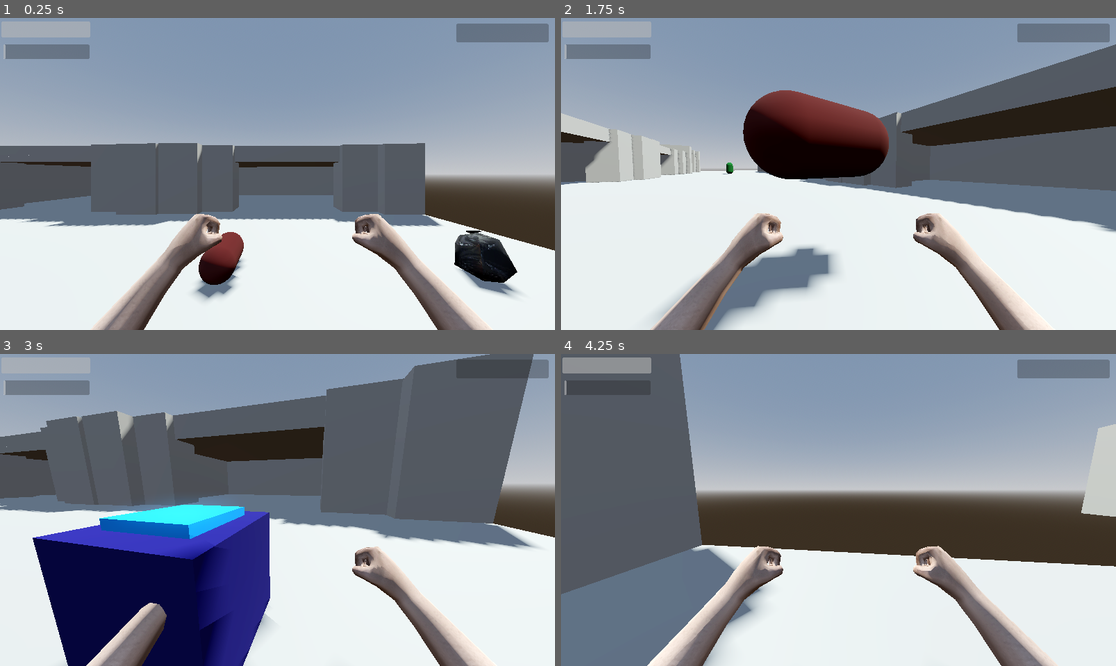
Above: before the commit, frames 1-4 (two rows, left to right).
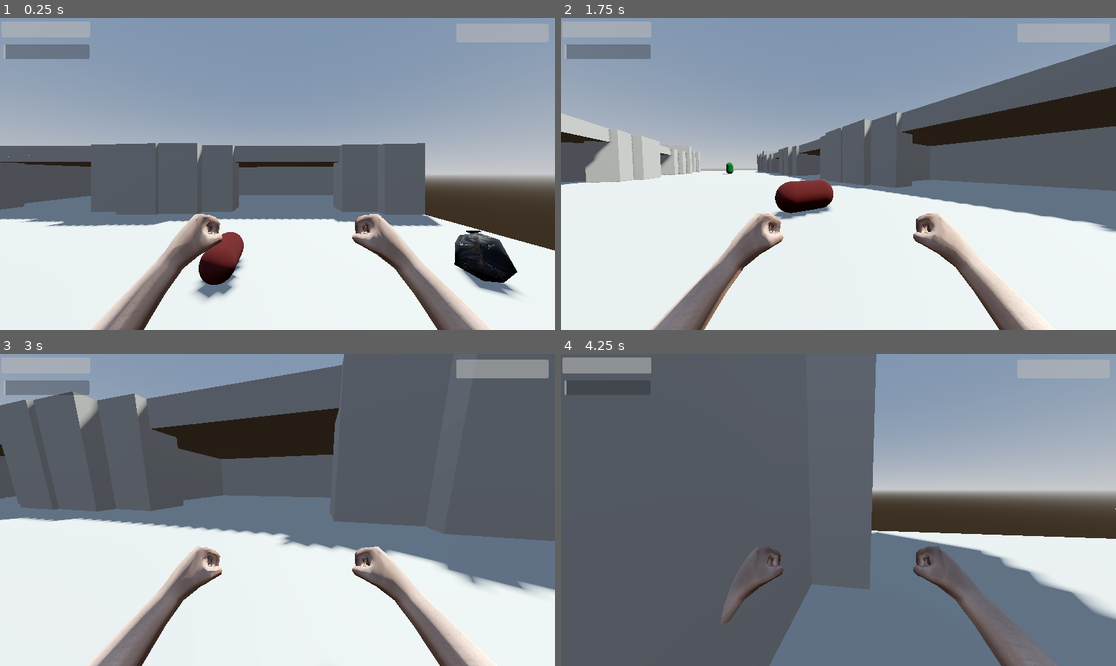
Above: after the commit, the same moments.

Repository: lungcollapser/record
Game: Godot game, scene res://scenes/world.tscn
The game is run twice, just before and just after one commit, with the same random seed, the same clock (stepped at 60 frames per second) and the same inputs.
Inputs (mouse positions are in pixels of both pictures, inside the frame that each line leads up to):
- Up to frame 1 (0.25 s): no input
- Up to frame 2 (1.75 s): tap Enter (ui_accept) at 0.5, 0.77, 1.52 s; move the mouse to (866, 174) at 0.52 s; hold W (forward) from 0.53 s (still down); tap E (interact) at 0.6, 1.55 s; move the mouse to (810, 174) at 1.27 s; tap Ctrl (crouch) at 1.35 s
- Up to frame 3 (3 s): keep holding W (forward); move the mouse to (288, 503) at 2.02 s; tap T (dropreceptacle) at 2.1 s; tap E (interact) at 2.3, 2.85 s; move the mouse to (271, 516) at 2.77 s
- Up to frame 4 (4.25 s): keep holding W (forward); tap Enter (ui_accept) at 3.02, 3.77 s; move the mouse to (877, 513) at 3.52 s; click (877, 513) at 3.6 s; tap E (interact) at 3.8 s

The runs differ from the first frame. In frame 1, 1.0% of the frame differs, in the area x 82-99%, y 1-8%; in frame 2, 11%; in frame 3, 39%; in frame 4, 56%, in the area x 0-100%, y 0-100%.

Commit message:
kind of fix item drop range??
needs work

Diff:
--- a/scenes/pizza.tscn
+++ b/scenes/pizza.tscn
@@ -1,7 +1,7 @@
 [gd_scene load_steps=7 format=4 uid="uid://dxdvf75naxjm5"]
 
 [ext_resource type="Texture2D" uid="uid://bmmxnh5ktxtwn" path="res://assets/source/model_0.png" id="1_0oqjr"]
-[ext_resource type="Script" path="res://scenes/pizza.gd" id="1_6k68w"]
+[ext_resource type="Script" path="res://scripts/pizza.gd" id="1_6k68w"]
 
 [sub_resource type="StandardMaterial3D" id="StandardMaterial3D_4dj34"]
 resource_name = "material_0"
--- a/scenes/playerbody.tscn
+++ b/scenes/playerbody.tscn
@@ -7,6 +7,9 @@
 [sub_resource type="CapsuleMesh" id="CapsuleMesh_0kd7y"]
 
 [sub_resource type="CapsuleShape3D" id="CapsuleShape3D_ibc3c"]
+
+[sub_resource type="SphereShape3D" id="SphereShape3D_vx14f"]
+radius = 0.9
 
 [sub_resource type="CapsuleShape3D" id="CapsuleShape3D_qmjj8"]
 
@@ -45,11 +48,18 @@
 [node name="Hold" type="Node3D" parent="Head/Camera3D" groups=["hold"]]
 transform = Transform3D(1, 0, 0, 0, 1, 0, 0, 0, 1, 0, -0.145143, -1.55614)
 
+[node name="itemdrop" type="Area3D" parent="Head/Camera3D"]
+
+[node name="itemdropshape" type="CollisionShape3D" parent="Head/Camera3D/itemdrop"]
+transform = Transform3D(1, 0, 0, 0, 1, 0, 0, 0, 1, 0, -0.167873, -2.38501)
+shape = SubResource("SphereShape3D_vx14f")
+
 [node name="PlayerHitbox" type="Area3D" parent="."]
 transform = Transform3D(1.51, 0, 0, 0, 1.51, 0, 0, 0, 1.51, 0, 0, 0)
 
 [node name="PlayerHitboxShape" type="CollisionShape3D" parent="PlayerHitbox"]
 shape = SubResource("CapsuleShape3D_qmjj8")
 
+[connection signal="body_exited" from="Head/Camera3D/itemdrop" to="." method="_on_itemdrop_body_exited"]
 [connection signal="body_entered" from="PlayerHitbox" to="." method="_on_player_hitbox_body_entered"]
 [connection signal="body_exited" from="PlayerHitbox" to="." method="_on_player_hitbox_body_exited"]
--- a/scripts/enemy.gd
+++ b/scripts/enemy.gd
@@ -69,7 +69,6 @@
 func _on_enemy_area_body_exited(body: Node3D):
 	if body is Player:
 		freeze = true
-		await get_tree().create_timer(5).timeout
 		target = null
 
 func enemy_lose_health():
--- a/scenes/pizza.gd
+++ b/scripts/pizza.gd
@@ -12,6 +12,6 @@
 
 func eat_pizza():
 	var pizza_collider = player_pick_up.get_collider()
-	if Input.is_action_just_pressed("interact") and pizza_collider == pizza:
+	if Input.is_action_just_pressed("interact") and pizza_collider == pizza and HealthBar.value < 100:
 		queue_free()
 		HealthBar.value += 5
--- a/scripts/playerbody.gd
+++ b/scripts/playerbody.gd
@@ -12,7 +12,7 @@
 const SPRINT_SPEED = 7.0
 const JUMP_VELOCITY = 4.5
 const SENSITIVTY = 0.01
-var pull_power = 15
+var pull_power = 45
 var picked_up_object
 var dead_body_check = null
 
@@ -30,6 +30,7 @@
 @onready var hold = $Head/Camera3D/Hold
 @onready var player_mesh = $PlayerMesh
 @onready var player_shape = $PlayerShape
+@onready var item_drop = $Head/Camera3D/itemdrop
 @onready var dead_body_parts = preload("res://scenes/dead_body_parts.tscn").instantiate()
 
 
@@ -42,6 +43,7 @@
 	Events.connect("call_receptacle_speed", Callable(self, "receptacle_speed"))
 	Events.connect("call_normal_speed", Callable(self, "normal_speed"))
 
+	HealthBar.value = player_health
 
 
 func _unhandled_input(event: InputEvent) -> void:
@@ -56,16 +58,12 @@
 		print(collider.get_name())
 		picked_up_object = collider
 
-
 func drop_object():
 	if picked_up_object != null:
 		picked_up_object = null
 
 
-
-
 func _physics_process(delta: float):
-
 
 	if picked_up_object != null:
 		picked_up_object.get_parent().lock_rotation = true
@@ -175,3 +173,8 @@
 func normal_speed():
 	speed = JOG_SPEED
 	endurance_check = true
+
+
+func _on_itemdrop_body_exited(body):
+	if pick_up.get_collider() != picked_up_object:
+		drop_object()
Not shown: 1 places in scenes/playerbody.tscn that only renumber resources
